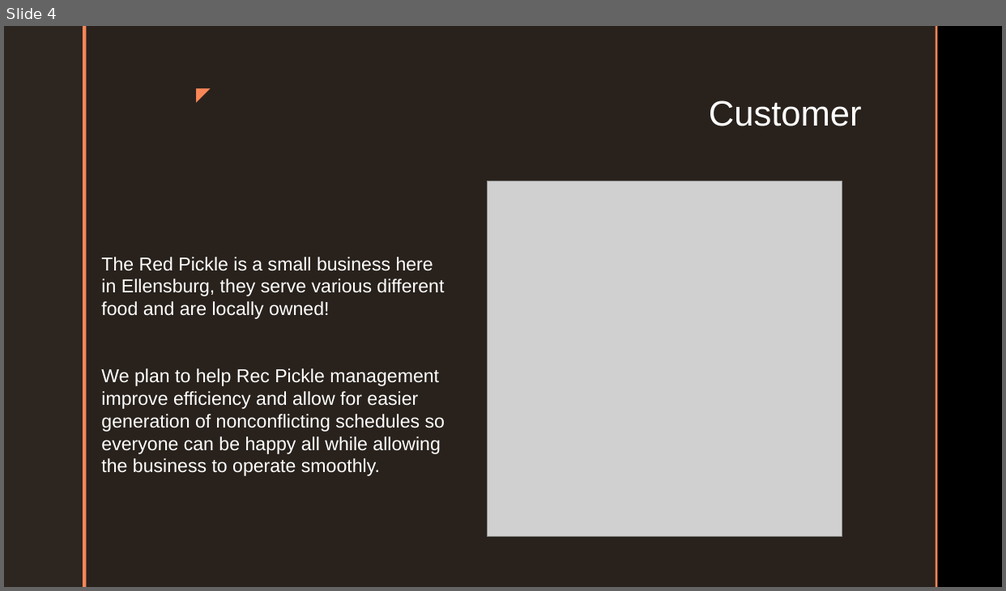
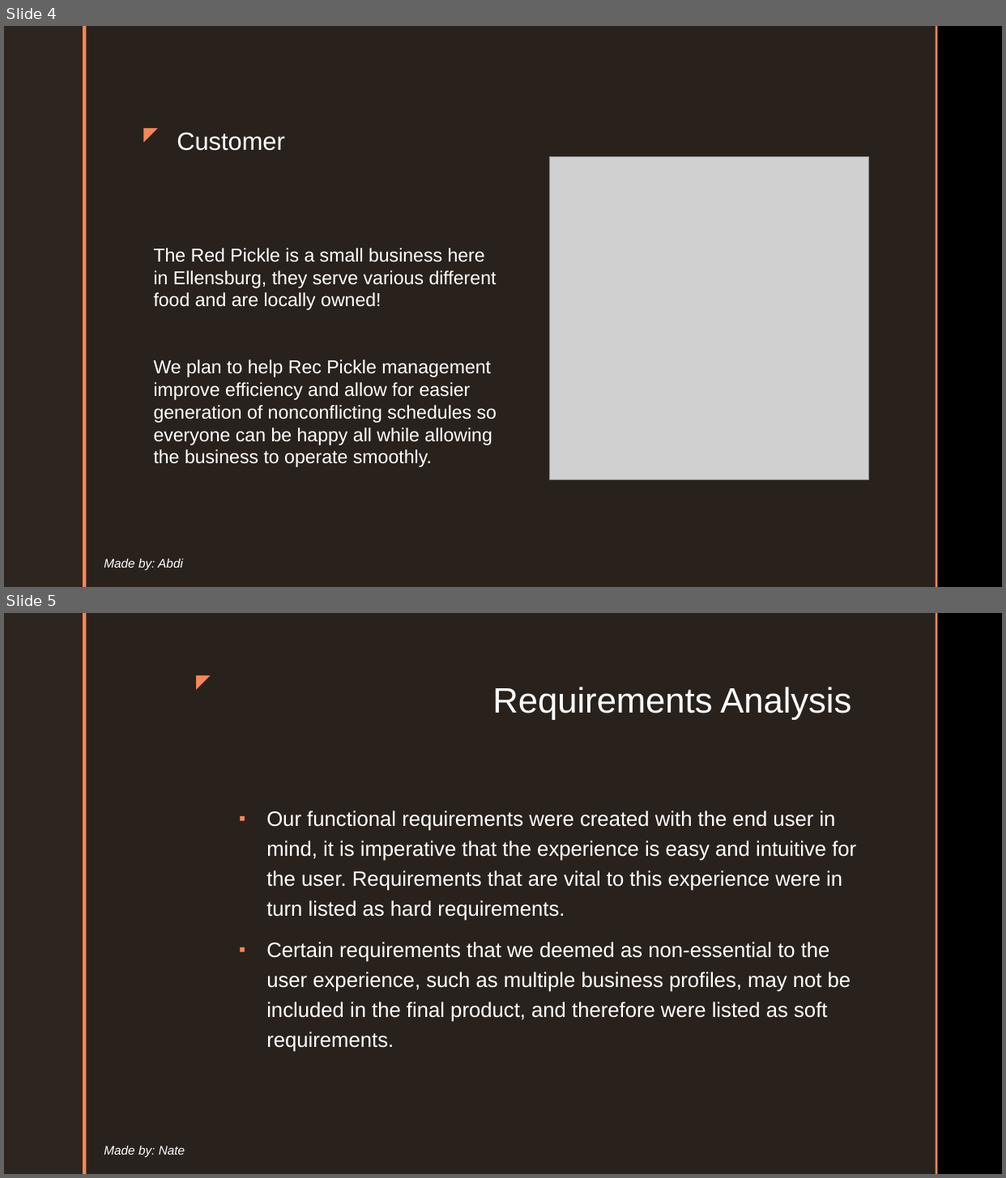
Before and after one commit to cushonz/Capstone_Project, a slide deck: individual_Work/homework/Midterm_presentation.pptx. Shown one above the other, each under a label of ours: slide 4 before the commit, slides 4 and 5 after it. The pictures are 1006x591 and 1006x1178 pixels, drawn with LibreOffice and Linux fonts; fonts in the diff are those of the drawing; grey boxes stand for pictures; background and template pictures are left out. Boxes give left, top, right and bottom in pixels: in the first picture for what was removed or moved away, otherwise in the second. Text is boxed around its words. In the diff, an @@ line names an element or a change of style, - is before the commit and + after.

```diff
--- a/individual_Work/homework/Midterm_presentation.pptx
+++ b/individual_Work/homework/Midterm_presentation.pptx
@@ slide 5 added at [4, 613, 1002, 1174], background picture (left out); not listed: 4 template elements that a slide beside it also shows @@
@@ text added at [184, 666, 217, 696], 18 pt, text #F98657 @@
+◤
@@ title added at [492, 687, 851, 720], 34 pt, text #FFFFFF @@
+Requirements Analysis
@@ text added at [266, 811, 856, 1052], 20 pt, text #FFFFFF @@
+▪ Our functional requirements were created with the end user in mind, it is imperative that the experience is easy and intuitive for the user. Requirements that are vital to this experience were in turn listed as hard requirements.
+▪ Certain requirements that we deemed as non-essential to the user experience, such as multiple business profiles, may not be included in the final product, and therefore were listed as soft requirements.
@@ text added at [104, 1146, 185, 1157], 12 pt, text #FFFFFF, italic @@
+Made by: Nate
@@ slide 4 changed as well @@
@@ title "Customer": place and size @@
-title "Customer" at [709, 101, 862, 126]
+title "Customer" at [177, 132, 284, 151]
@@ title "Customer" at [177, 132, 284, 151]: size 34 to 24 pt; alignment right to left; vertical alignment top to bottom @@
@@ text "◤": place and size @@
-text "◤" at [184, 79, 217, 109]
+text "◤" at [131, 118, 165, 148]
@@ text "The Red Pickle is a ...": place and size @@
-text "The Red Pickle is a ..." at [101, 257, 445, 476]
+text "The Red Pickle is a ..." at [154, 248, 496, 467]
@@ picture: place and size @@
-picture at [488, 181, 842, 536]
+picture at [550, 156, 868, 480]
@@ text added at [104, 559, 183, 570], 12 pt, text #FFFFFF, italic @@
+Made by: Abdi
```
Also in this commit, not shown: 5 other slides changed, 14 other slides added, 7 slides removed, 2 other files.
